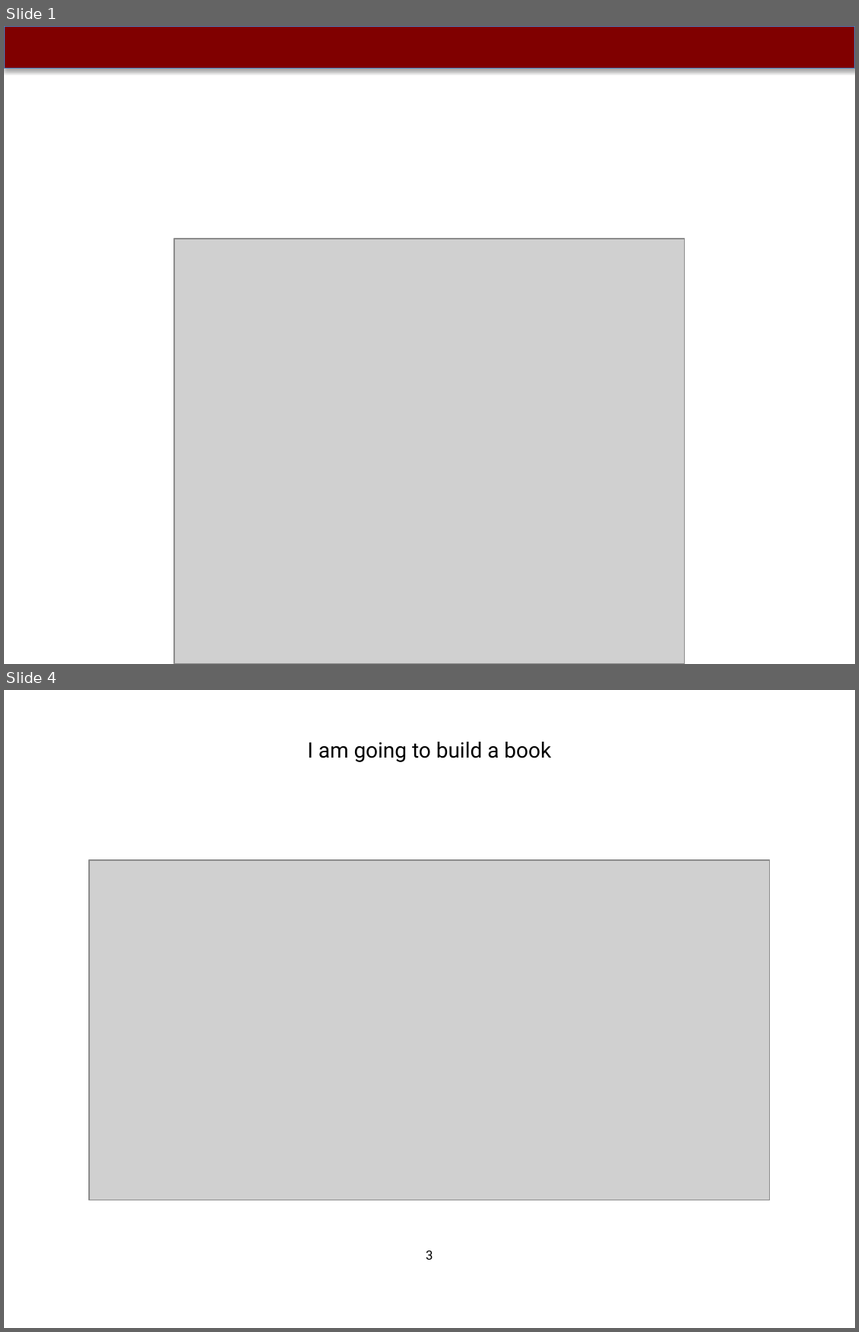
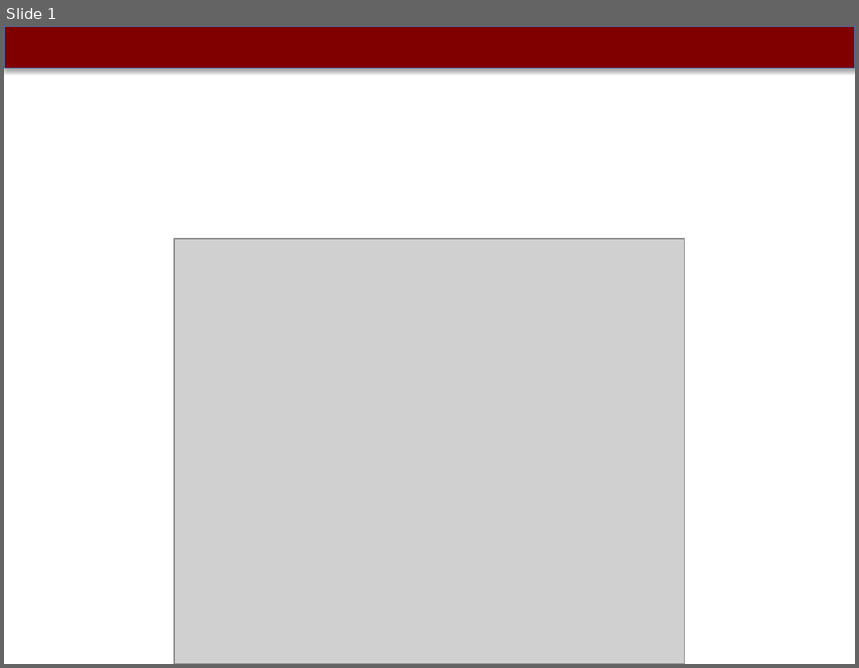
Before and after one commit to abidlabs/drawbook, a slide deck: test.pptx. Shown one above the other, each under a label of ours: slides 1 and 4 before the commit, slide 1 after it; the slides between them are not shown. The pictures are 859x1332 and 859x668 pixels, drawn with LibreOffice and Linux fonts; fonts in the diff are those of the drawing; grey boxes stand for pictures. Boxes give left, top, right and bottom in pixels: in the first picture for what was removed or moved away, otherwise in the second. Text is boxed around its words. In the diff, an @@ line names an element or a change of style, - is before the commit and + after.

```diff
--- a/test.pptx
+++ b/test.pptx
@@ slide 4 removed at [4,690,855,1328], background #FFFFFF @@
@@ text removed at [307,742,551,762] @@
-I am going to build a book
@@ picture removed at [89,860,770,1201] @@
@@ text removed at [426,1251,433,1260] @@
-3
```
Also in this commit, not shown: 3 slides added, 2 other slides removed, 3 other files.
